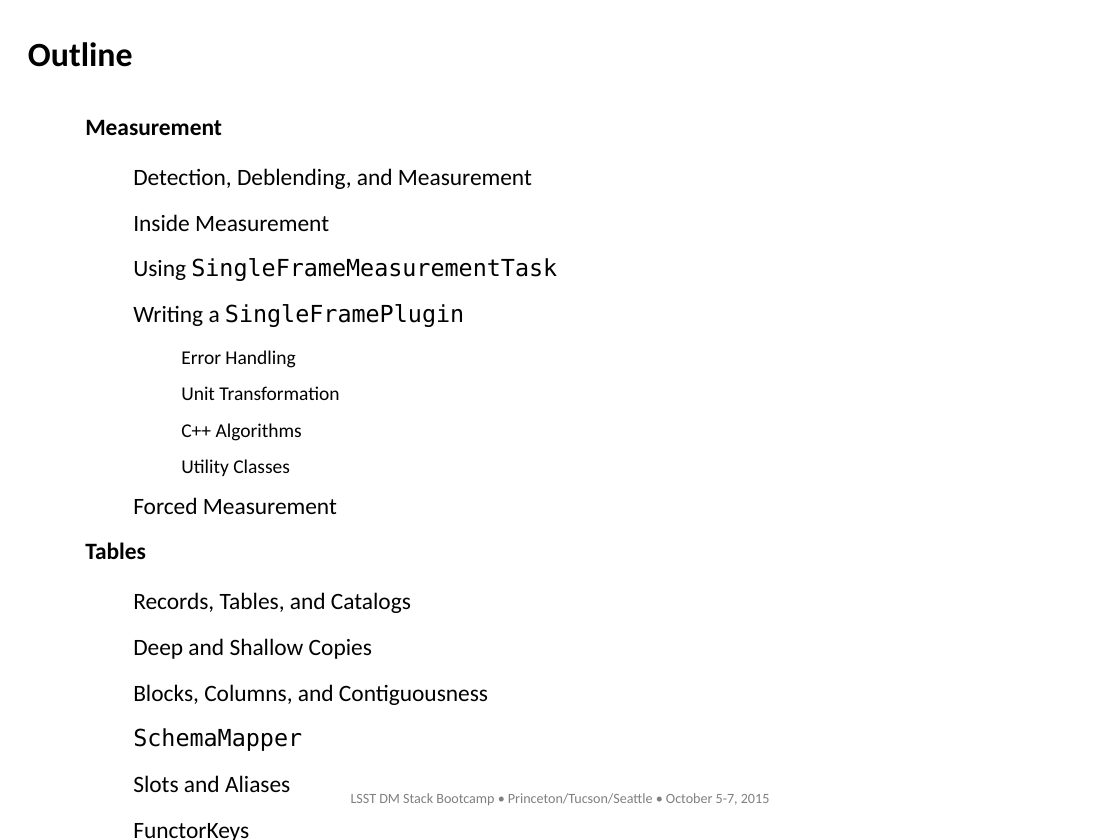
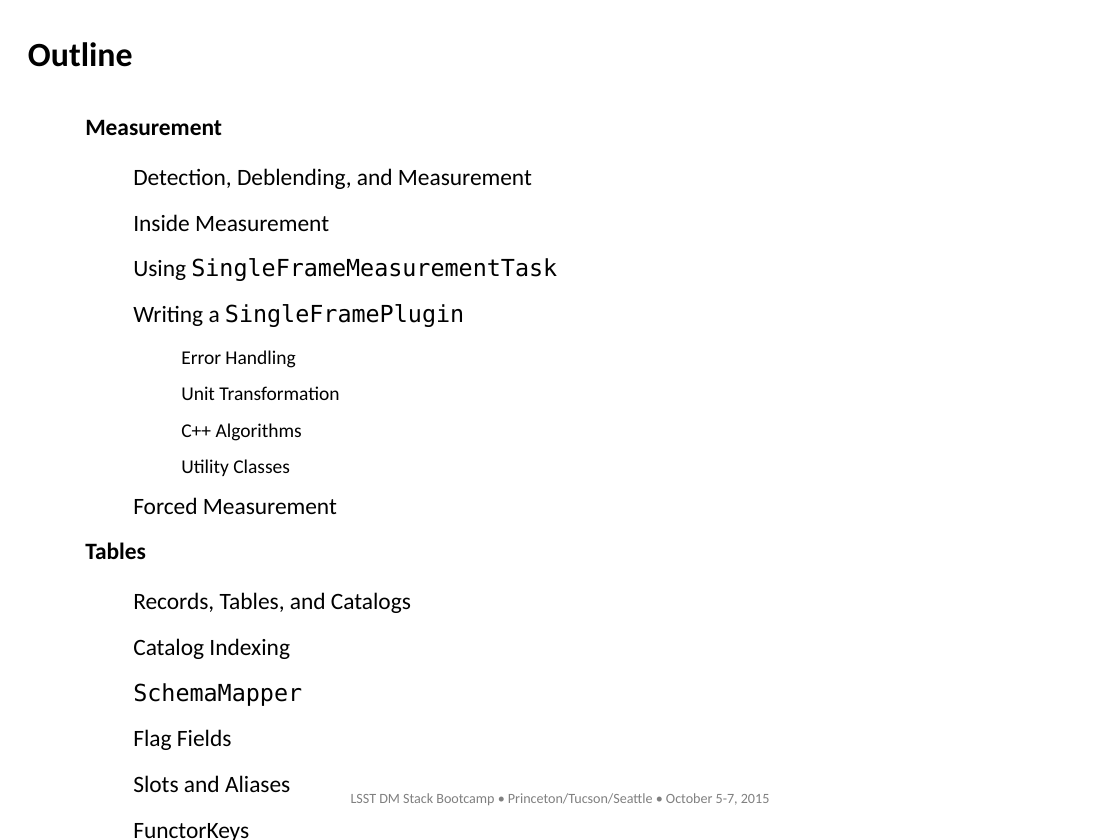
Before and after one commit to lsst-dm/Oct15_bootcamp, a slide deck: slide 2 of measurement/measurement.odp. Drawn at 1120x840 pixels with LibreOffice and Linux fonts; fonts in the diff are those of the drawing; background and template pictures are left out. Boxes give left, top, right and bottom in pixels: in the first picture for what was removed or moved away, otherwise in the second. Text is boxed around its words. In the diff, an @@ line names an element or a change of style, - is before the commit and + after.

Commit message:
Finish (?) measurement/tables presentation.

```diff
--- a/measurement/measurement.odp
+++ b/measurement/measurement.odp
@@ text at <box>133,638,290,659</box>: text changed @@
-  − Deep and Shallow Copies
-  − Blocks, Columns, and Contiguousness
+  − Catalog Indexing
@@ text at <box>133,729,232,750</box>: paragraph added @@
+  − Flag Fields
```
Also in this commit, not shown: 16 slides added, 3 other files.
